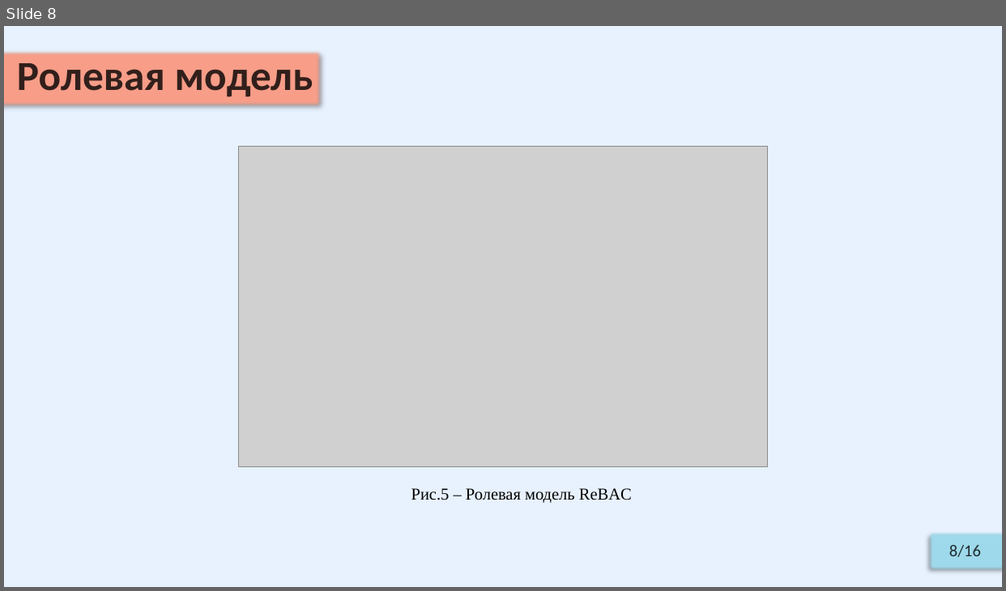
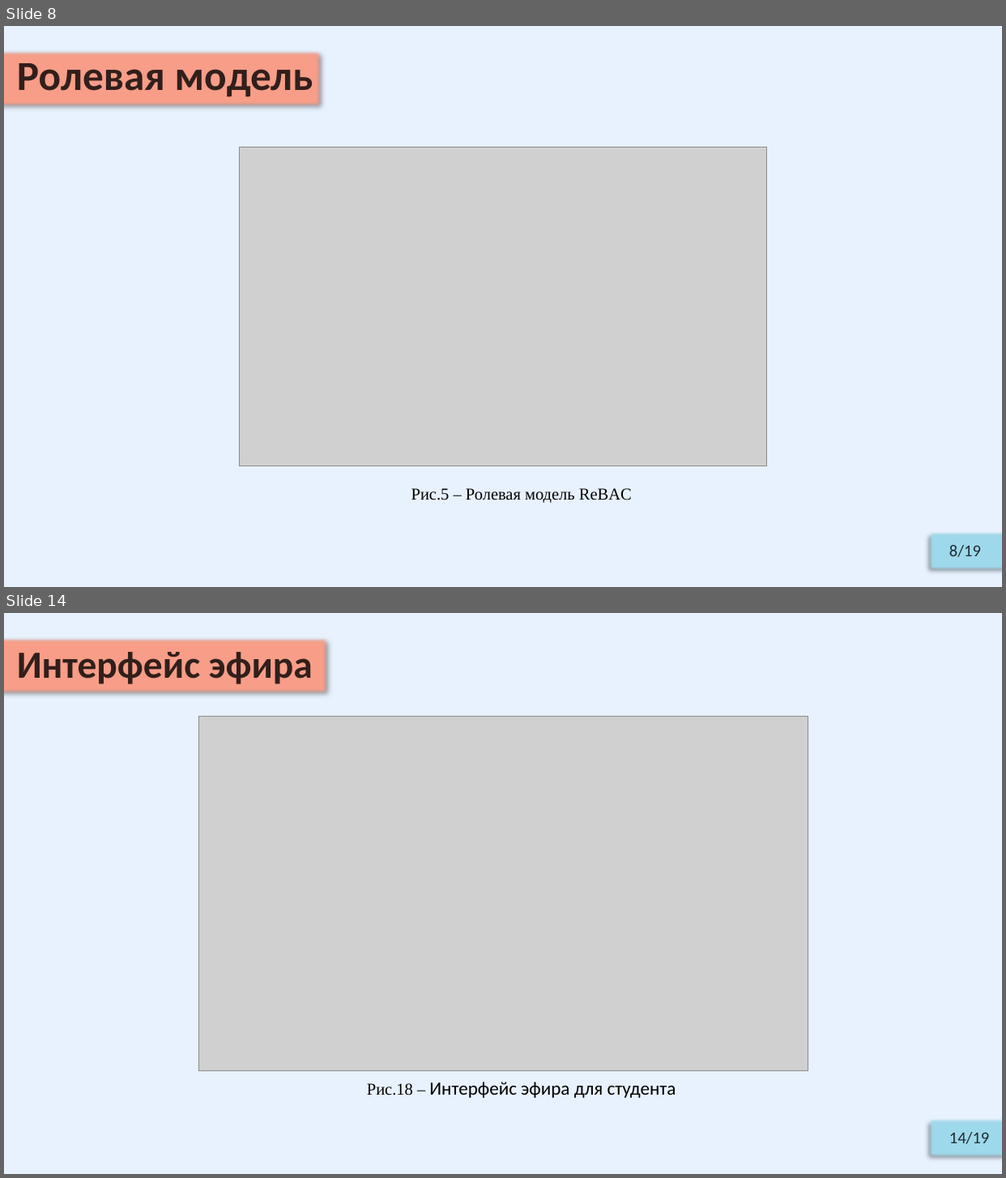
Before and after one commit to Relax-FM/Diploma, a slide deck: master/Diploma/presentation/OnyushevA_RK6-41M_v2.pptx. Shown one above the other, each under a label of ours: slide 8 before the commit, slides 8 and 14 after it; the slides between them are not shown. The pictures are 1006x591 and 1006x1178 pixels, drawn with LibreOffice and Linux fonts; fonts in the diff are those of the drawing; grey boxes stand for pictures. Boxes give left, top, right and bottom in pixels: in the first picture for what was removed or moved away, otherwise in the second. Text is boxed around its words. In the diff, an @@ line names an element or a change of style, - is before the commit and + after.

```diff
--- a/master/Diploma/presentation/OnyushevA_RK6-41M_v2.pptx
+++ b/master/Diploma/presentation/OnyushevA_RK6-41M_v2.pptx
@@ slide 14 added at box(4, 613, 1002, 1174), background #E8F2FE @@
@@ subtitle added at box(4, 637, 327, 694), fill #F99F89, 37 pt, text #000000 at 80% opacity, bold @@
+Интерфейс эфира
@@ picture added at box(198, 717, 808, 1072) @@
@@ text added at box(367, 1082, 676, 1098), 18 pt, text #000000 @@
+Рис.18 – Интерфейс эфира для студента
@@ rectangle added at box(927, 1118, 1002, 1160), fill #A0DBED, 16 pt, text #000000 at 80% opacity @@
+14/19
@@ slide 8 changed as well @@
@@ text in rectangle at box(949, 545, 981, 557): text changed @@
-8/16
+8/19
```
Also in this commit, not shown: 13 other slides changed, 3 other slides added, 1 slide removed, 2 other files.
